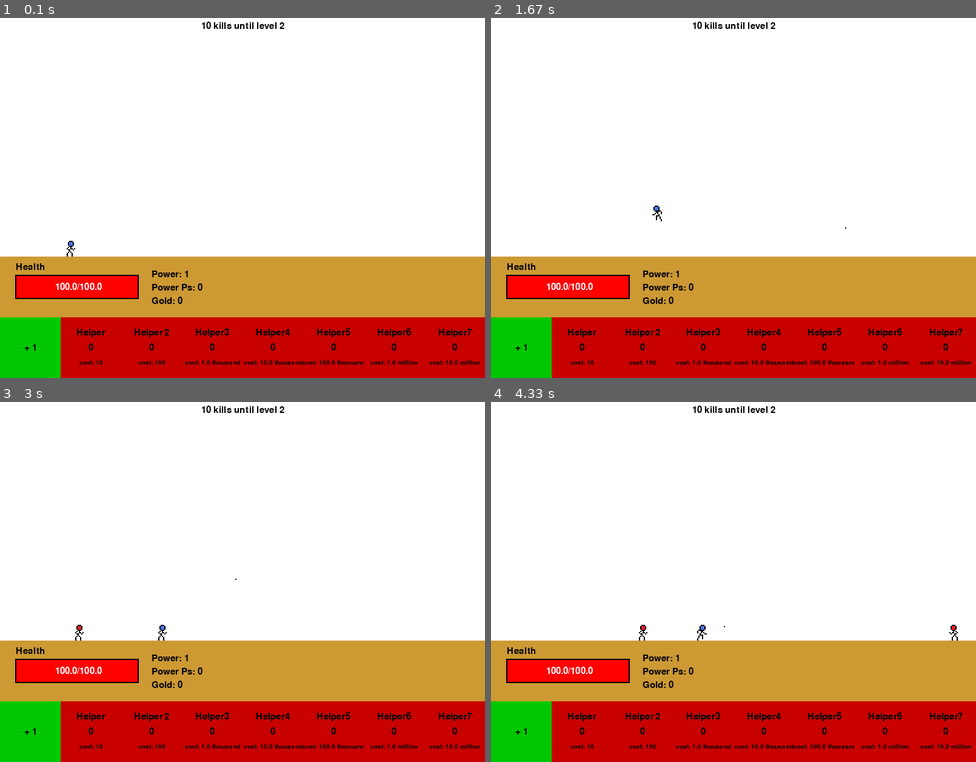
Above: before the commit, frames 1-4 (two rows, left to right).
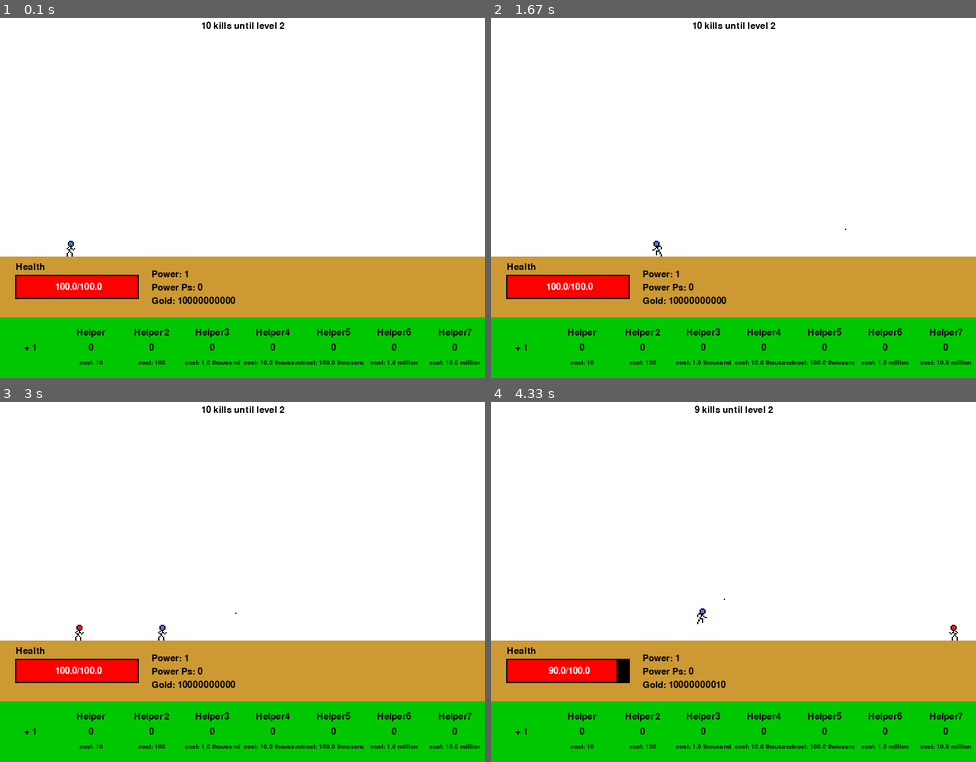
Above: after the commit, the same moments.

Repository: FlipsyDMgclDlfn/PygameGame
Game: pygame game, started from ClickerJumper/main.py
Same seed, same stepped clock (60 frames per second), same inputs: the game is played once before the commit and once after it.
Inputs:
- Up to frame 1 (0.1 s): no input
- Up to frame 2 (1.67 s): hold D 0.33-0.8 s; hold D 0.83-1.3 s; tap Space at 0.9, 1.2, 1.4 s; tap Shift at 0.98 s; hold A from 1.33 s (still down)
- Up to frame 3 (3 s): tap Space at 1.7, 1.97, 2.27, 2.4, 2.7 s; release A at 1.87 s; hold A 1.9-2.3 s; hold D 2.33-2.97 s; tap Shift at 2.48 s
- Up to frame 4 (4.33 s): hold A 3-3.47 s; tap Space at 3.07, 3.37, 3.57, 3.87, 4.07 s; hold D 3.5-3.97 s; hold D from 4 s (still down); tap Shift at 4.15 s

The runs differ from the first frame. In frame 1, 14% of the frame differs, in the area x 12-100%, y 77-100%; in frame 2, 15%; in frame 3, 14%; in frame 4, 15%, in the area x 11-100%, y 1-100%.

Commit message:
changed walking mechanics

Diff:
--- a/ClickerJumper/main.py
+++ b/ClickerJumper/main.py
@@ -16,7 +16,7 @@
 bright_red = (255,0,0)
 brown = (204,153,51)
 
-gravity = 10
+gravity = 18
 
 playerImgL = pygame.image.load('pc_fl.png')
 playerImgR = pygame.image.load('pc_fr.png')
@@ -522,4 +522,4 @@
     gameDisplay.blit(textSurf, textRect)
 
 ##l = int(input("What Level Would You Like To Start At?"))
-start = Level(1,1,1,0,0,0,0,0,0,0,0,0)
+start = Level(1,1,1,0,10000000000,0,0,0,0,0,0,0)
